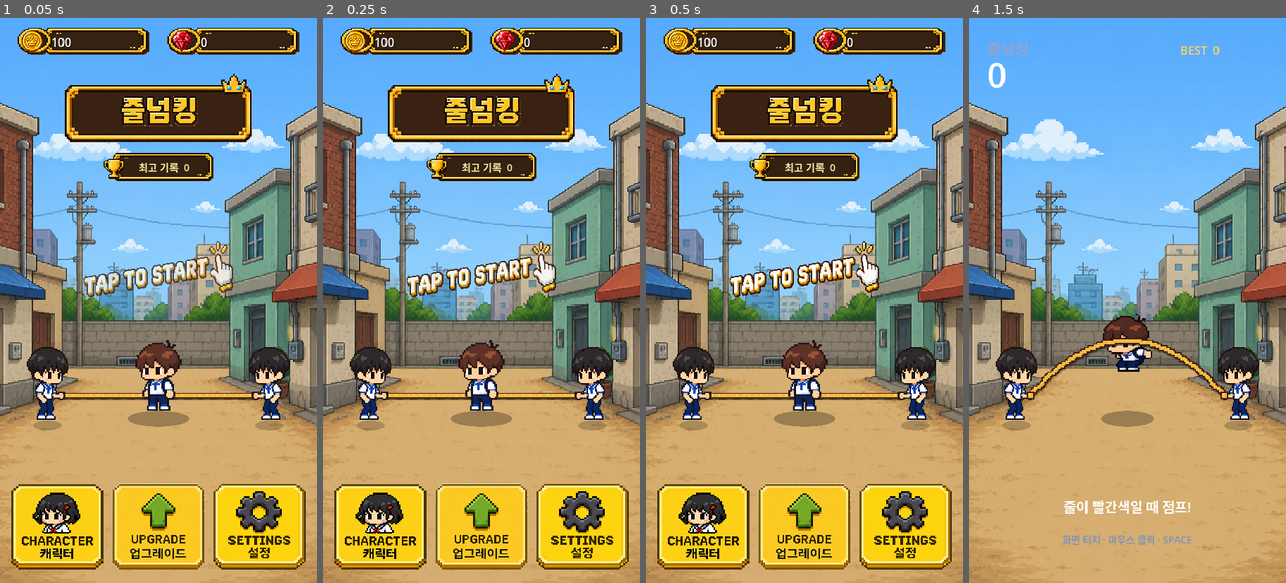
Above: before the commit, frames 1-4 (left to right).
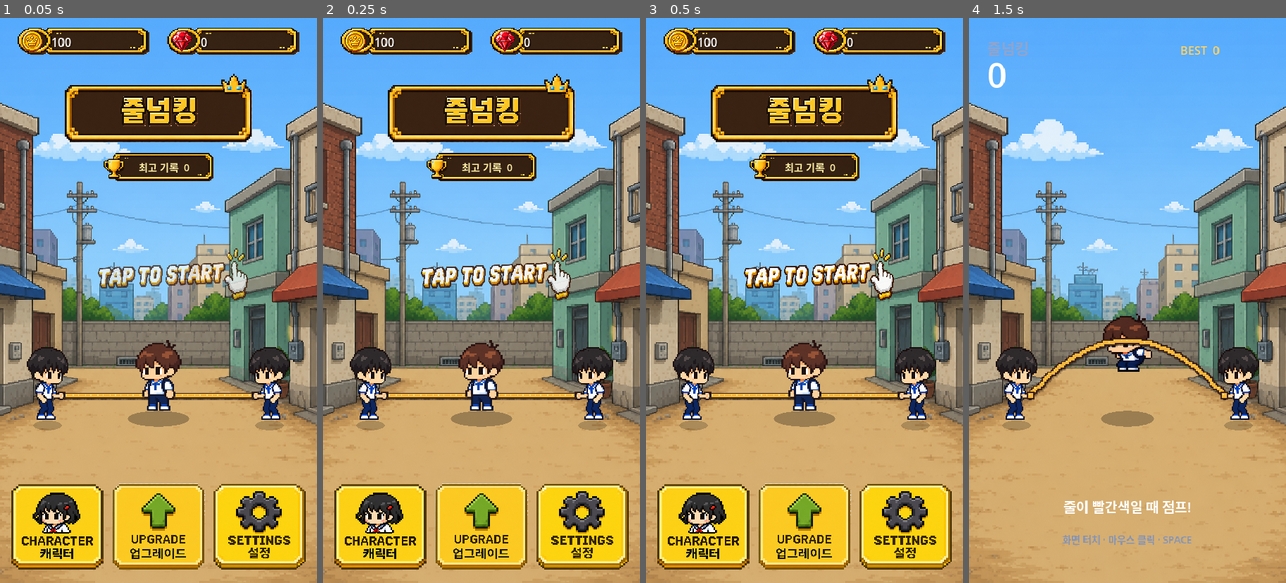
Above: after the commit, the same moments.

Repository: eunchan4490-star/Rope-King
Game: Godot game, scene res://main.tscn
Same seed, same stepped clock (60 frames per second), same inputs: the game is played once before the commit and once after it.
Inputs (mouse positions are in pixels of both pictures, inside the frame that each line leads up to):
- Up to frame 1 (0.05 s): no input
- Up to frame 2 (0.25 s): no input
- Up to frame 3 (0.5 s): no input
- Up to frame 4 (1.5 s): move the mouse to (1197, 272) at 0.52 s; click (1197, 272) at 0.67 s; tap Space (jump) at 0.77 s; move the mouse to (1064, 328) at 1.27 s; click (1064, 328) at 1.42 s

The runs differ from the first frame. In frame 1, 2.0% of the frame differs, in the area x 26-79%, y 39-50%; in frame 2, 2.0%; in frame 3, 2.0%; in frame 4, nothing differs.

Commit message:
Polish start prompt and cap athlete bursts

Diff:
--- a/scripts/main.gd
+++ b/scripts/main.gd
@@ -20,6 +20,7 @@
 const HIT_REVEAL_SECONDS := 0.42
 const TURNER_CHANGE_INTERVAL := 10
 const ATHLETE_NORMAL_TURNS := 2
+const ATHLETE_MAX_BURST_TURNS := 3
 const TURNER_EXIT_SECONDS := 0.7
 const ATHLETE_ENTRY_SECONDS := 0.8
 const COUNTDOWN_NUMBER_SECONDS := 0.65
@@ -153,6 +154,8 @@
 var ruby_icon_used_region := Rect2()
 var countdown_textures: Array[Texture2D] = []
 var countdown_used_regions: Array[Rect2] = []
+var design_draw_offset := Vector2.ZERO
+var design_draw_scale := 1.0
 
 
 func _ready() -> void:
@@ -461,6 +464,8 @@
 	var viewport_size := get_viewport_rect().size
 	var scale_factor: float = minf(viewport_size.x / DESIGN_SIZE.x, viewport_size.y / DESIGN_SIZE.y)
 	var offset := (viewport_size - DESIGN_SIZE * scale_factor) * 0.5
+	design_draw_offset = offset
+	design_draw_scale = scale_factor
 	draw_set_transform(offset, 0.0, Vector2.ONE * scale_factor)
 
 	_draw_background()
@@ -688,7 +693,9 @@
 		athlete_normal_turns_remaining -= 1
 		if athlete_normal_turns_remaining <= 0:
 			challenge_pattern = 2
-			athlete_burst_turns_remaining = athlete_next_burst_count
+			# Never exceed three consecutive high-speed turns; longer bursts are
+			# not realistically reactable on a mobile touch screen.
+			athlete_burst_turns_remaining = mini(athlete_next_burst_count, ATHLETE_MAX_BURST_TURNS)
 			athlete_next_burst_count = 3 if athlete_next_burst_count == 2 else 2
 	return false
 
@@ -1028,9 +1035,9 @@
 	draw_string(font, Vector2(284.0, 347.0), "최고 기록  %d" % best_score, HORIZONTAL_ALIGNMENT_CENTER, 178.0, 23, Color("fff0a6"))
 
 	var prompt_alpha := 0.78 + sin(Time.get_ticks_msec() * 0.004) * 0.18
-	var prompt_rect := Rect2(190.0, 505.0, 340.0, 128.0)
+	var prompt_rect := Rect2(225.0, 505.0, 340.0, 128.0)
 	if tap_prompt_texture != null and tap_prompt_used_region.size.x > 0.0:
-		draw_texture_rect_region(tap_prompt_texture, prompt_rect, tap_prompt_used_region, Color(1.0, 1.0, 1.0, prompt_alpha))
+		_draw_rotated_texture_region(tap_prompt_texture, prompt_rect, tap_prompt_used_region, 0.12, Color(1.0, 1.0, 1.0, prompt_alpha))
 	else:
 		draw_string(font, Vector2(prompt_rect.position.x, 980.0), "TAP TO START", HORIZONTAL_ALIGNMENT_CENTER, prompt_rect.size.x, 30, Color(1.0, 1.0, 1.0, prompt_alpha))
 
@@ -1039,6 +1046,13 @@
 	_draw_menu_asset_or_fallback(settings_button_texture, settings_button_used_region, font, SETTINGS_BUTTON_RECT, "SETTINGS", "설정", Color("9b8bea"))
 	if not menu_notice.is_empty():
 		draw_string(font, Vector2(0, 925), menu_notice, HORIZONTAL_ALIGNMENT_CENTER, DESIGN_SIZE.x, 22, Color("ffd166"))
+
+
+func _draw_rotated_texture_region(texture: Texture2D, target: Rect2, source: Rect2, rotation: float, modulate: Color = Color.WHITE) -> void:
+	var center := target.get_center()
+	draw_set_transform(design_draw_offset + center * design_draw_scale, rotation, Vector2.ONE * design_draw_scale)
+	draw_texture_rect_region(texture, Rect2(-target.size * 0.5, target.size), source, modulate)
+	draw_set_transform(design_draw_offset, 0.0, Vector2.ONE * design_draw_scale)
 
 
 func _draw_main_menu_title(font: Font) -> void:
--- a/tests/rope_logic_test.gd
+++ b/tests/rope_logic_test.gd
@@ -108,8 +108,22 @@
 	game._update_turner_team_and_pattern()
 	_expect(int(game.challenge_pattern) == 2, "athlete alternating three-turn burst did not begin")
 	_expect(int(game.athlete_burst_turns_remaining) == 3, "athlete burst did not alternate from two to three turns")
-
-	game.game_state = 1
+	var consecutive_bursts := 0
+	var maximum_consecutive_bursts := 0
+	for simulated_turn in range(40):
+		if int(game.challenge_pattern) == 2:
+			consecutive_bursts += 1
+			maximum_consecutive_bursts = maxi(maximum_consecutive_bursts, consecutive_bursts)
+		else:
+			consecutive_bursts = 0
+		_expect(int(game.athlete_burst_turns_remaining) <= game.ATHLETE_MAX_BURST_TURNS, "athlete burst counter exceeded its hard cap")
+		game.score += 1
+		game._update_turner_team_and_pattern()
+	_expect(maximum_consecutive_bursts <= 3, "athlete stayed at burst speed for more than three consecutive turns")
+
+	game.game_state = 1
+	game.challenge_pattern = 2
+	game.athlete_burst_turns_remaining = game.ATHLETE_MAX_BURST_TURNS
 	game.rope_speed = 3.0
 	game.rope_angle = PI
 	_expect(is_equal_approx(game._effective_rope_speed(), 3.0 * BALANCE.athlete_burst_multiplier), "athlete burst multiplier was not applied")
